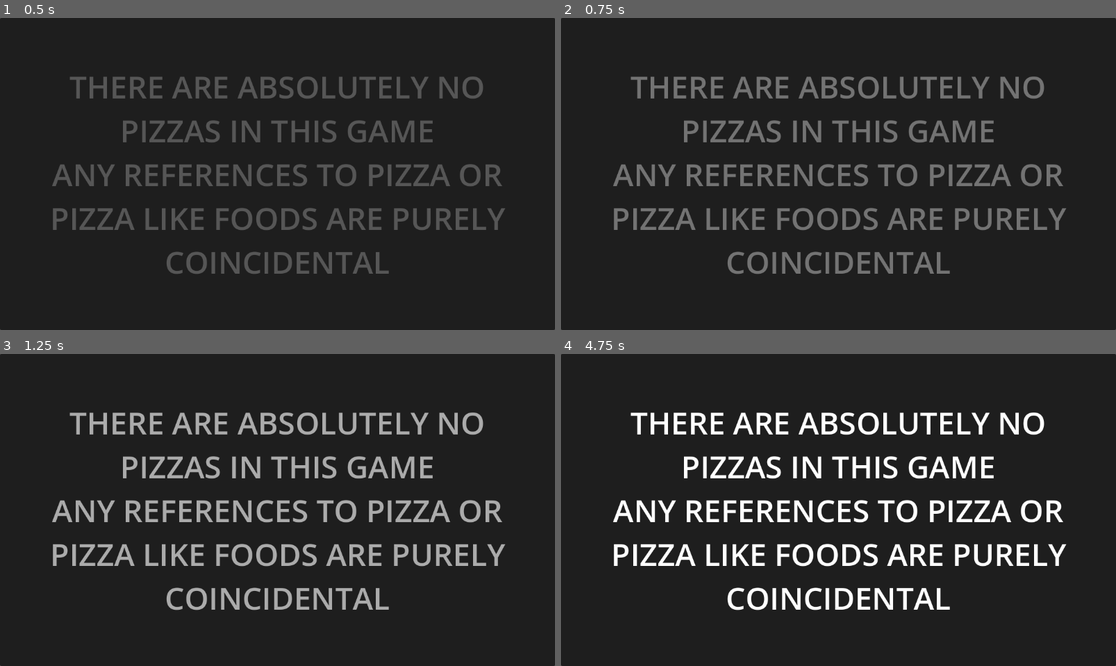
Above: before the commit, frames 1-4 (two rows, left to right).
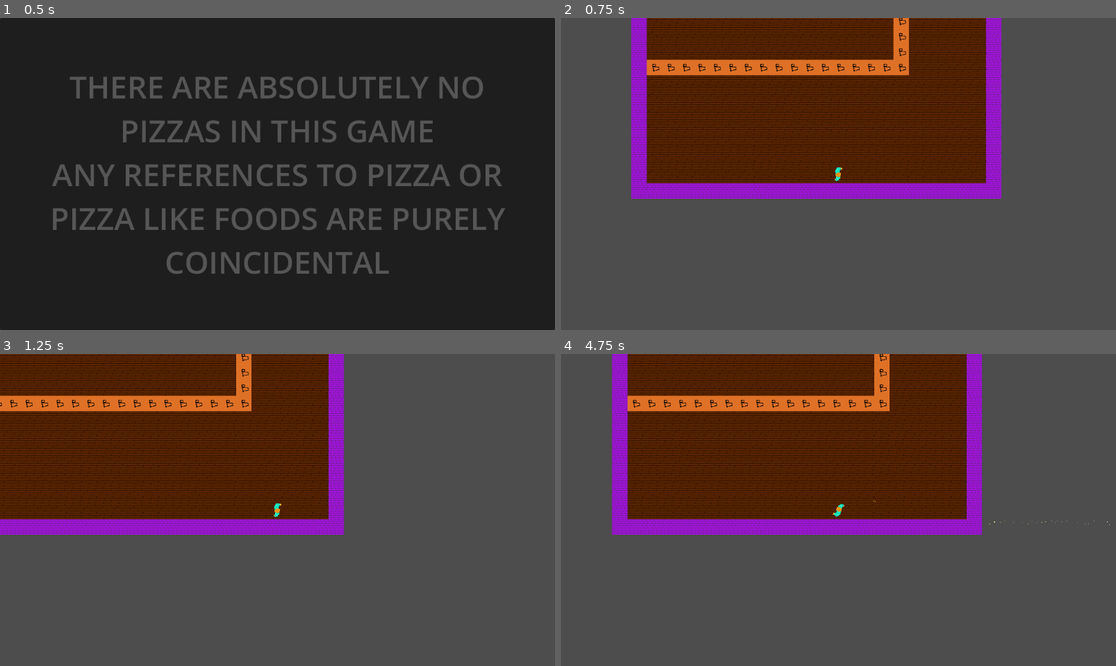
Above: after the commit, the same moments.

Repository: Jibby-Games/PizzaJam11
Game: Godot game, scene res://menu/intro.tscn
The game is run twice, just before and just after one commit, with the same random seed, the same clock (stepped at 60 frames per second) and the same inputs.
Inputs (mouse positions are in pixels of both pictures, inside the frame that each line leads up to):
- Up to frame 1 (0.5 s): no input
- Up to frame 2 (0.75 s): move the mouse to (960, 158) at 0.52 s; press the mouse at (960, 158) at 0.53 s; hold D (right) from 0.53 s (still down)
- Up to frame 3 (1.25 s): keep holding D (right)
- Up to frame 4 (4.75 s): move the mouse to (727, 525) at 1.27 s; release D (right) at 1.28 s; release the mouse at (727, 525) at 1.28 s; hold S (down) 1.28-2.03 s; click (727, 525) at 1.35 s; move the mouse to (894, 441) at 2.02 s; press the mouse at (894, 441) at 2.03 s; hold D (right) 2.03-2.78 s; move the mouse to (810, 572) at 2.77 s; release the mouse at (810, 572) at 2.78 s; hold W (up) 2.78-3.53 s; click (810, 572) at 2.85 s; move the mouse to (1005, 556) at 3.52 s; press the mouse at (1005, 556) at 3.53 s; hold A (left) from 3.53 s (still down); move the mouse to (672, 463) at 4.27 s; release the mouse at (672, 463) at 4.28 s; click (672, 463) at 4.35 s

Frame 1 is identical in both runs. In frame 2, 99% of the frame differs, in the area x 0-100%, y 0-100%; in frame 3, 99%; in frame 4, 99%.

Commit message:
make intro go to game

Diff:
--- /dev/null
+++ b/menu/intro.gd
@@ -0,0 +1,21 @@
+extends Control
+
+@export var next_scene := preload("res://levels/bar.tscn")
+
+# Called when the node enters the scene tree for the first time.
+func _ready() -> void:
+	pass # Replace with function body.
+
+
+# Called every frame. 'delta' is the elapsed time since the previous frame.
+func _process(delta: float) -> void:
+	pass
+
+func _input(event: InputEvent) -> void:
+	# Skip intro
+	if event.is_pressed():
+		go_to_game()
+
+
+func go_to_game() -> void:
+	get_tree().change_scene_to_packed(next_scene)
--- a/menu/intro.tscn
+++ b/menu/intro.tscn
@@ -1,4 +1,6 @@
-[gd_scene load_steps=6 format=3 uid="uid://um7p525x7sil"]
+[gd_scene load_steps=7 format=3 uid="uid://um7p525x7sil"]
+
+[ext_resource type="Script" path="res://menu/intro.gd" id="1_0mc1u"]
 
 [sub_resource type="SystemFont" id="SystemFont_u7nsh"]
 
@@ -36,6 +38,20 @@
 "update": 0,
 "values": [Color(1, 1, 1, 0), Color(1, 1, 1, 1), Color(1, 1, 1, 1), Color(1, 1, 1, 0)]
 }
+tracks/1/type = "method"
+tracks/1/imported = false
+tracks/1/enabled = true
+tracks/1/path = NodePath(".")
+tracks/1/interp = 1
+tracks/1/loop_wrap = true
+tracks/1/keys = {
+"times": PackedFloat32Array(8),
+"transitions": PackedFloat32Array(1),
+"values": [{
+"args": [],
+"method": &"go_to_game"
+}]
+}
 
 [sub_resource type="AnimationLibrary" id="AnimationLibrary_s3jif"]
 _data = {
@@ -51,6 +67,7 @@
 anchor_bottom = 1.0
 grow_horizontal = 2
 grow_vertical = 2
+script = ExtResource("1_0mc1u")
 
 [node name="Panel" type="Panel" parent="."]
 self_modulate = Color(0, 0, 0, 1)
